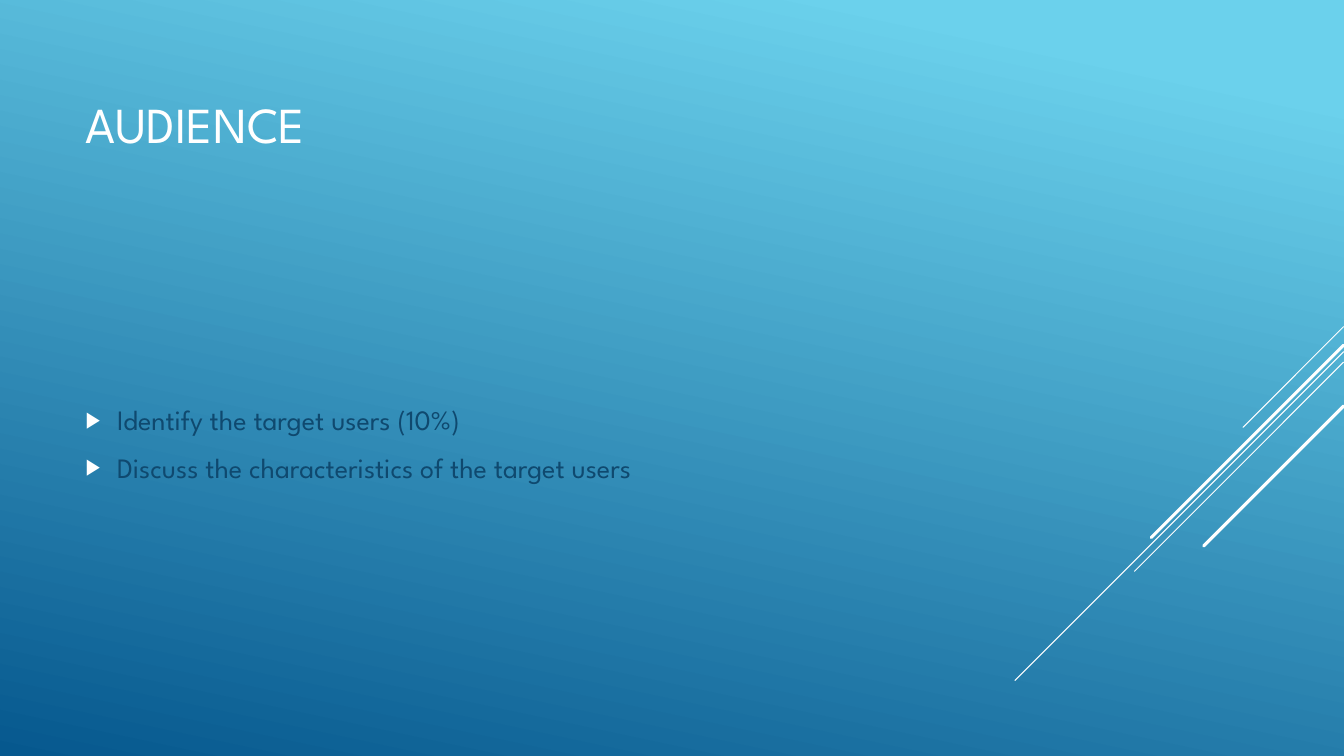
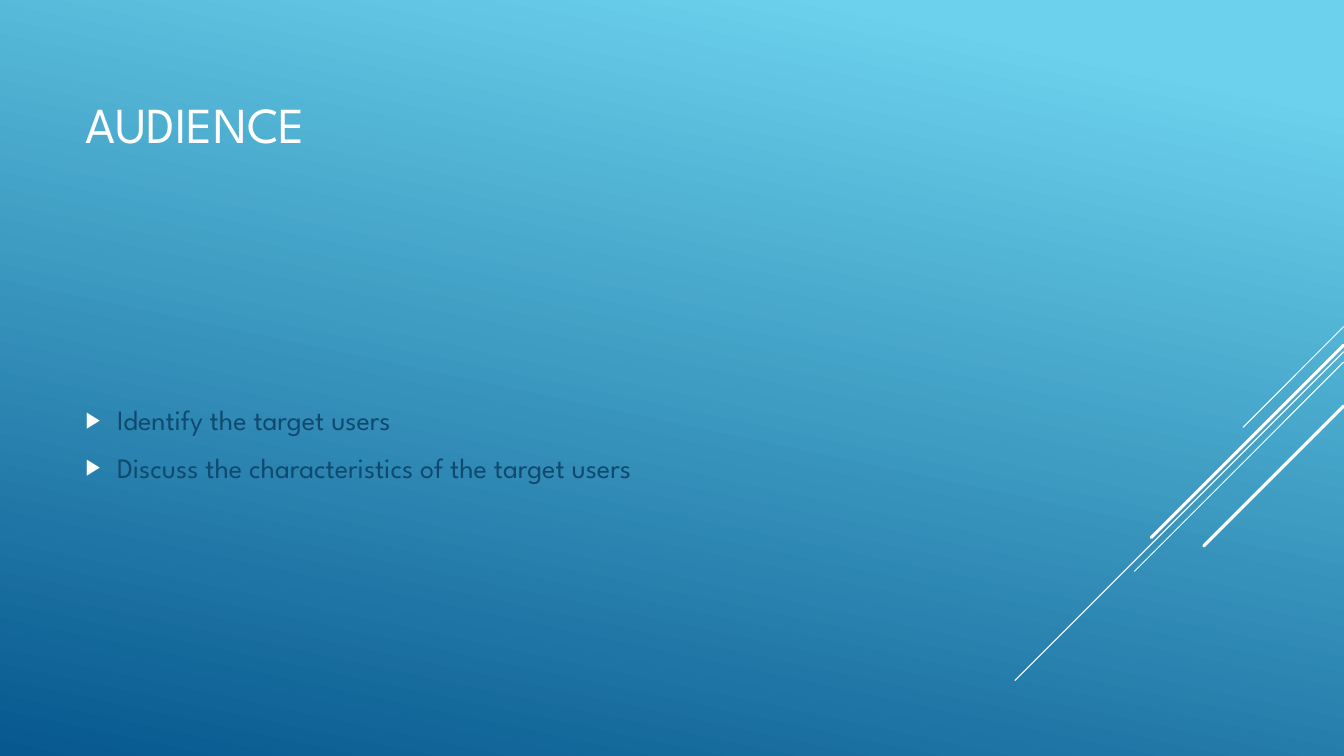
Before and after one commit to DCAL12/Resource-Management, a slide deck: slide 5 of ResourceManagementPresentation.pptx (slide 4 before the commit). Drawn at 1344x756 pixels with LibreOffice and Linux fonts; fonts in the diff are those of the drawing. Boxes give left, top, right and bottom in pixels: in the first picture for what was removed or moved away, otherwise in the second. Text is boxed around its words. In the diff, an @@ line names an element or a change of style, - is before the commit and + after.

```diff
--- a/ResourceManagementPresentation.pptx
+++ b/ResourceManagementPresentation.pptx
@@ text at (117, 411, 390, 436): text changed @@
-▶ Identify the target users (10%)
+▶ Identify the target users
```
Also in this commit, not shown: 2 slides added, 1 other file.
